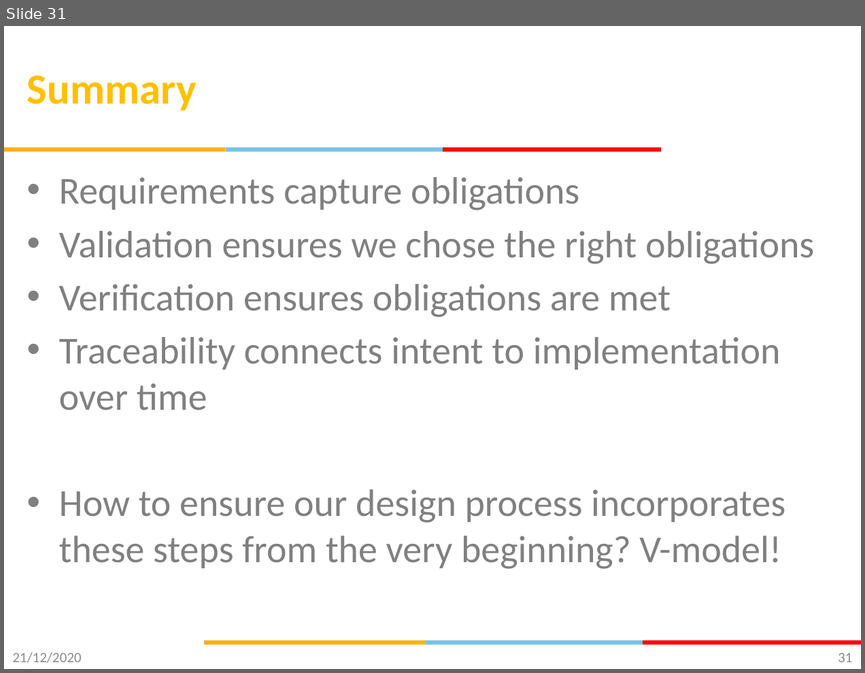
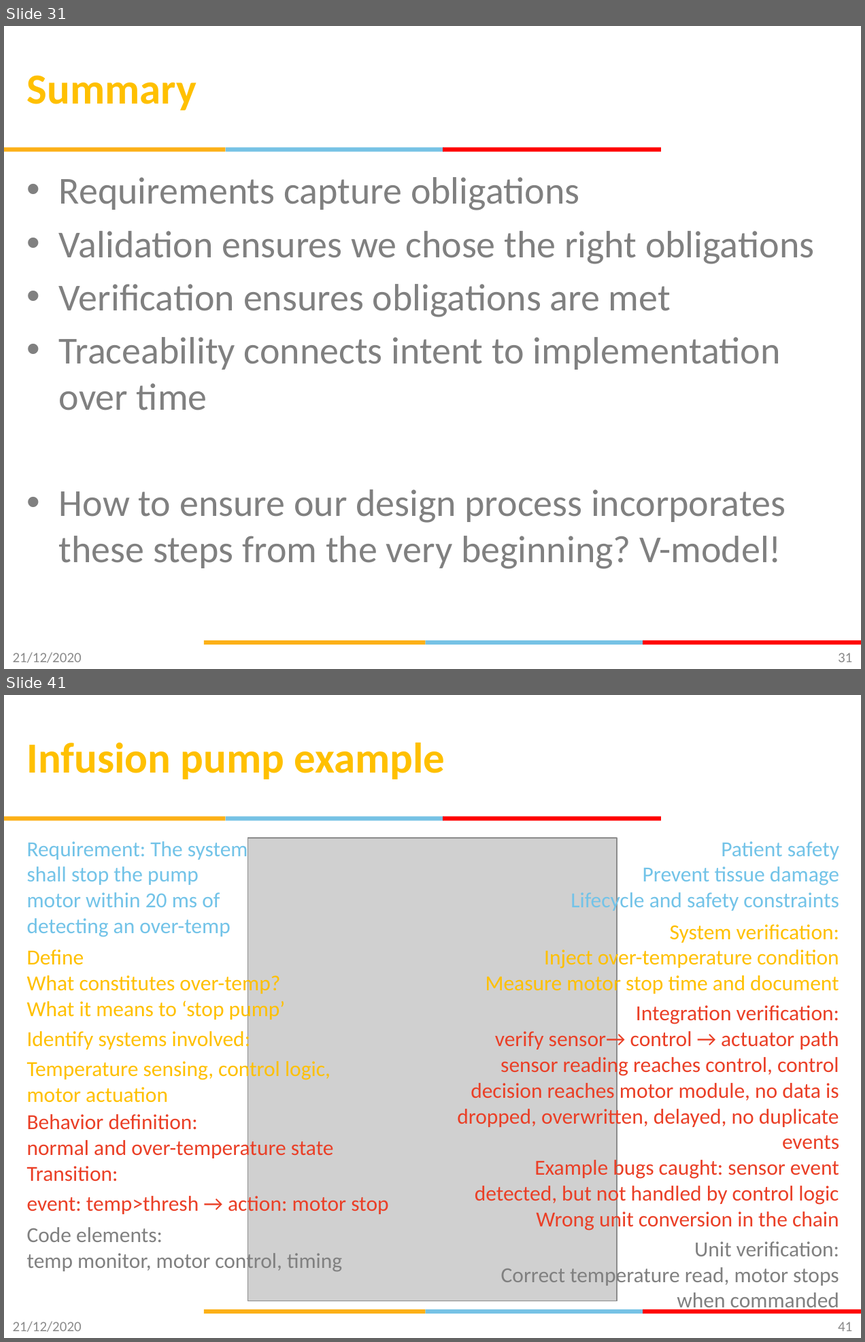
Before and after one commit to gsaurabhr-teaching/csg523-material, a slide deck: Lec-3-5-requirements.pptx. Shown one above the other, each under a label of ours: slide 31 before the commit, slides 31 and 41 after it; the slides between them are not shown. The pictures are 865x673 and 865x1342 pixels, drawn with LibreOffice and Linux fonts; fonts in the diff are those of the drawing; grey boxes stand for pictures; background and template pictures are left out. Boxes give left, top, right and bottom in pixels: in the first picture for what was removed or moved away, otherwise in the second. Text is boxed around its words. In the diff, an @@ line names an element or a change of style, - is before the commit and + after.

```diff
--- a/Lec-3-5-requirements.pptx
+++ b/Lec-3-5-requirements.pptx
@@ slide 41 added at (4,695,861,1338), background #FFFFFF; not listed: 6 template elements that a slide beside it also shows @@
@@ title added at (27,742,445,779), 36 pt, text #FFC000, bold @@
+Infusion pump example
@@ text added at (27,838,388,1273), 18 pt, text #FFC000 @@
+Requirement: The system
+shall stop the pump
+motor within 20 ms of
+detecting an over-temp
+Define
+What constitutes over-temp?
+What it means to ‘stop pump’
+Identify systems involved:
+Temperature sensing, control logic,
+motor actuation
+Behavior definition:
+normal and over-temperature state
+Transition:
+event: temp>thresh → action: motor stop
+Code elements:
+temp monitor, motor control, timing
@@ picture added at (248,838,617,1301) @@
@@ text added at (457,841,839,1312), 18 pt, text #EA3F26 @@
+Patient safety
+Prevent tissue damage
+Lifecycle and safety constraints
+System verification:
+Inject over-temperature condition
+Measure motor stop time and document
+Integration verification:
+verify sensor→ control → actuator path
+sensor reading reaches control, control decision reaches motor module, no data is dropped, overwritten, delayed, no duplicate events
+Example bugs caught: sensor event detected, but not handled by control logic
+Wrong unit conversion in the chain
+Unit verification:
+Correct temperature read, motor stops when commanded
@@ text added at (13,1321,82,1331), 12 pt, text #8C8C8C @@
+21/12/2020
@@ page number added at (838,1321,852,1331), 12 pt, text #898989 @@
+41
```
Also in this commit, not shown: 11 other slides added.
